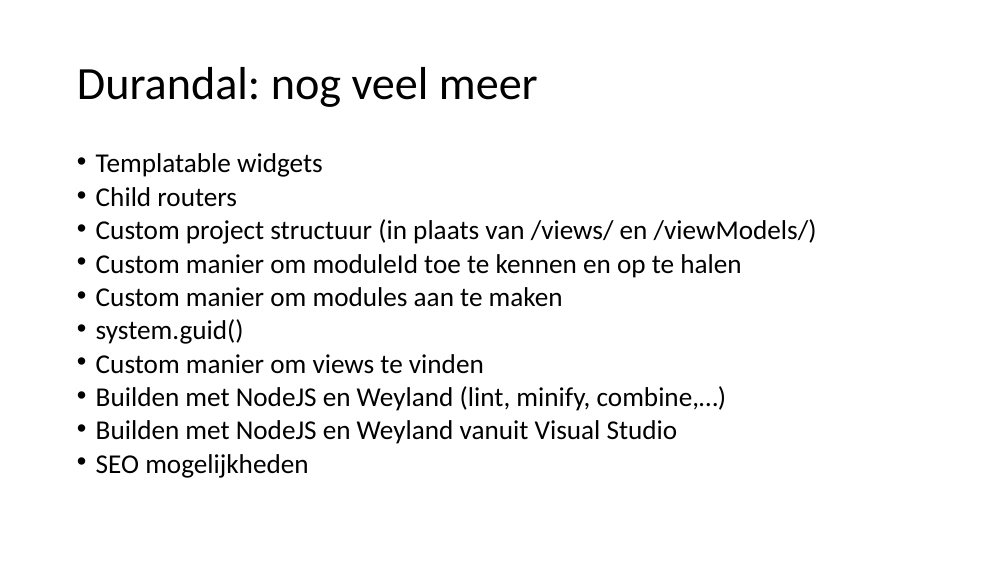
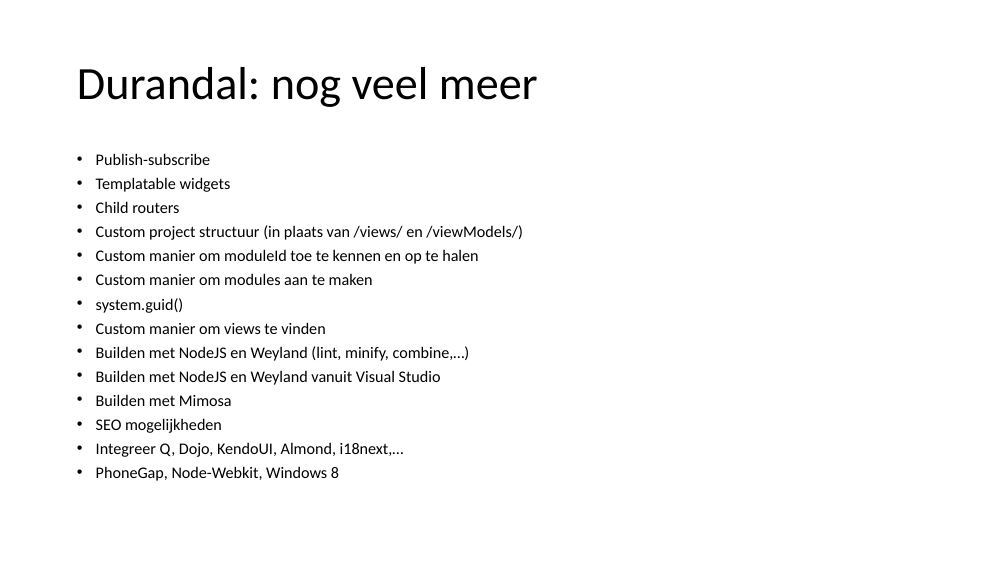
Before and after one commit to petermorlion/DurandalDemo, a slide deck: slide 36 of Durandal T4T.pptx (slide 35 before the commit). Drawn at 1008x567 pixels with LibreOffice and Linux fonts; fonts in the diff are those of the drawing. Boxes give left, top, right and bottom in pixels: in the first picture for what was removed or moved away, otherwise in the second. Text is boxed around its words. In the diff, an @@ line names an element or a change of style, - is before the commit and + after.

```diff
--- a/Durandal T4T.pptx
+++ b/Durandal T4T.pptx
@@ text at (96,153,210,165): paragraph added @@
+• Publish-subscribe
@@ text at (96,177,523,433): size 25.9 to 15.4 pt in "Templatable widgets", "Child routers", "Custom project structuur (in plaats van /views/ ...", "Custom manier om moduleId toe te kennen ..." and 6 more places @@
@@ text at (96,394,232,406): paragraph added @@
+• Builden met Mimosa
@@ text at (96,442,404,481): paragraphs added @@
+• Integreer Q, Dojo, KendoUI, Almond, i18next,…
+• PhoneGap, Node-Webkit, Windows 8
```
Also in this commit, not shown: 4 other slides changed, 1 slide added.
